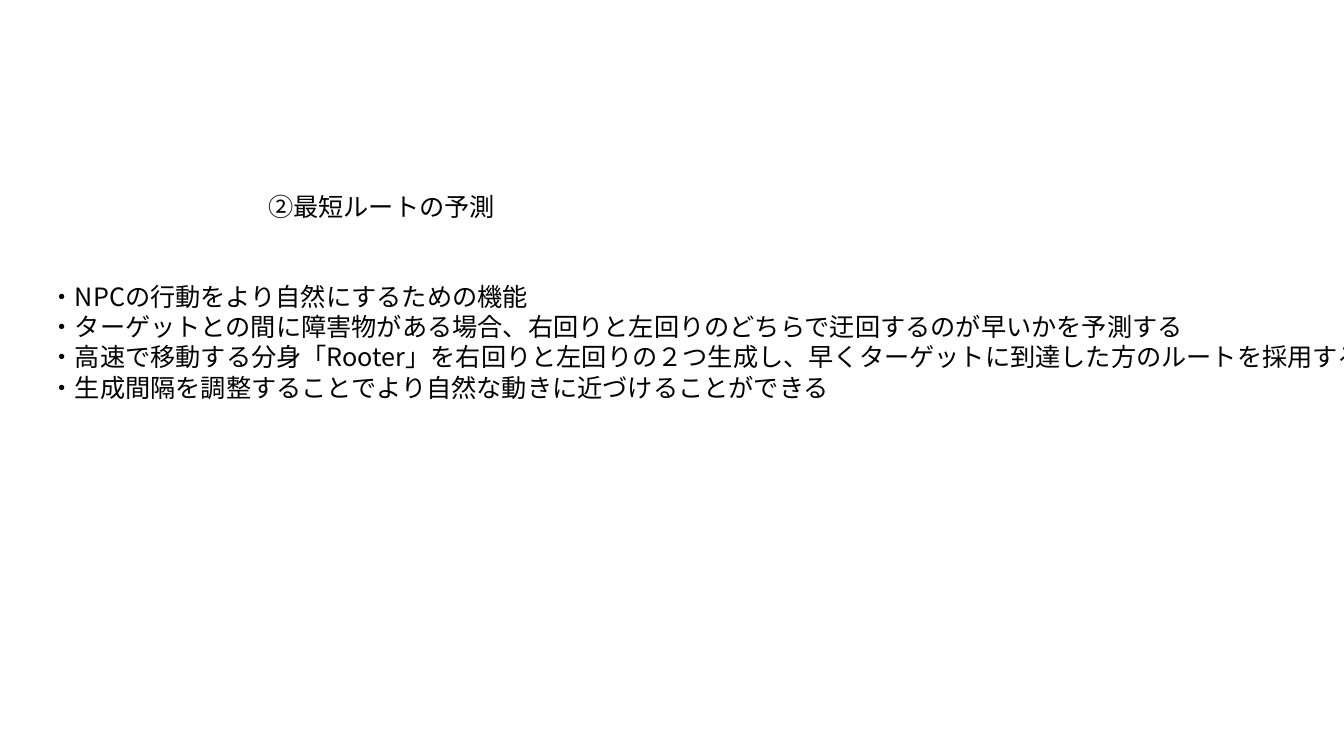
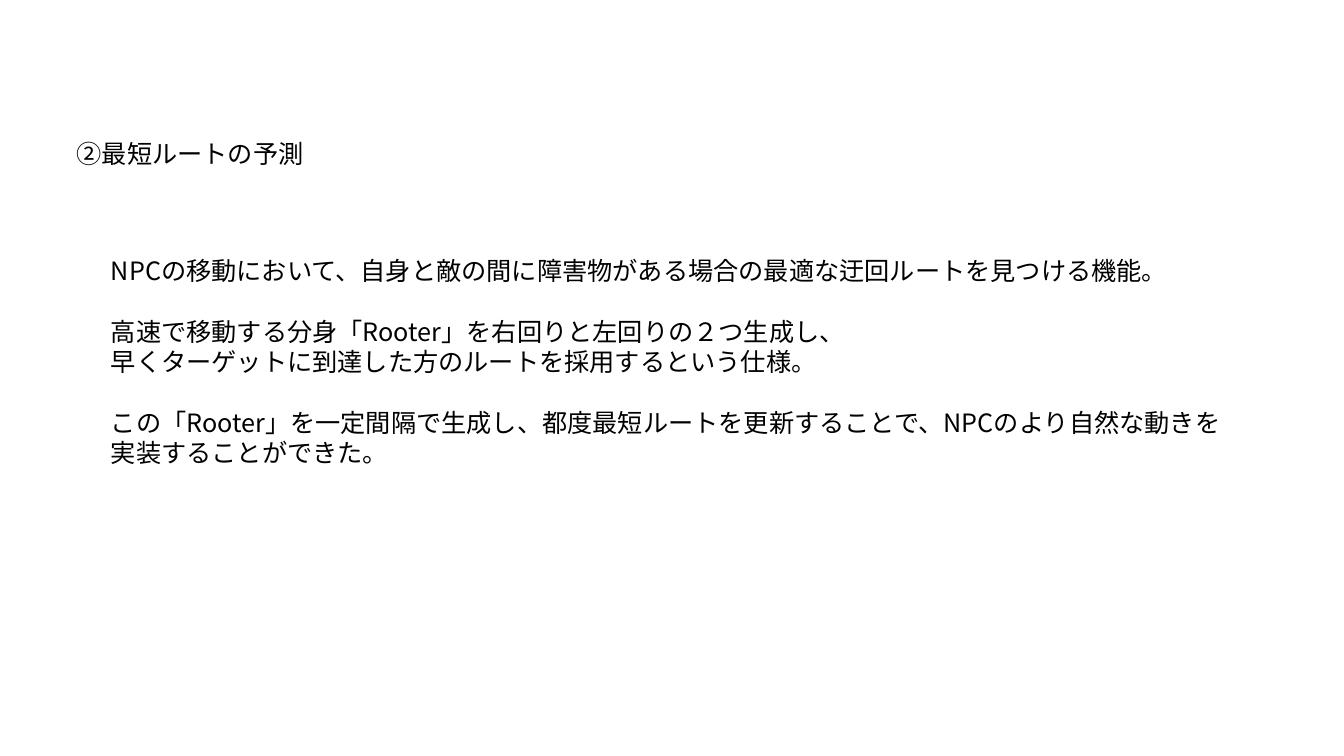
Before and after one commit to soushi1116/Employment_Local, a slide deck: slide 7 of 作品説明資料.pptx. Drawn at 1344x756 pixels with LibreOffice and Linux fonts; fonts in the diff are those of the drawing. Boxes give left, top, right and bottom in pixels: in the first picture for what was removed or moved away, otherwise in the second. Text is boxed around its words. In the diff, an @@ line names an element or a change of style, - is before the commit and + after.

```diff
--- a/作品説明資料.pptx
+++ b/作品説明資料.pptx
@@ text "②最短ルートの予測": place and size @@
-text "②最短ルートの予測" at bbox=[268, 194, 495, 218]
+text "②最短ルートの予測" at bbox=[77, 141, 304, 165]
@@ text at bbox=[111, 258, 1220, 464]: text changed @@
-・NPCの行動をより自然にするための機能
-・ターゲットとの間に障害物がある場合、右回りと左回りのどちらで迂回するのが早いかを予測する
-・高速で移動する分身「Rooter」を右回りと左回りの２つ生成し、早くターゲットに到達した方のルートを採用する
-・生成間隔を調整することでより自然な動きに近づけることができる
+NPCの移動において、自身と敵の間に障害物がある場合の最適な迂回ルートを見つける機能。
+高速で移動する分身「Rooter」を右回りと左回りの２つ生成し、
+早くターゲットに到達した方のルートを採用するという仕様。
+この「Rooter」を一定間隔で生成し、都度最短ルートを更新することで、NPCのより自然な動きを
+実装することができた。
```
Also in this commit, not shown: 3 slides added, 2 slides removed, 1 other file.
